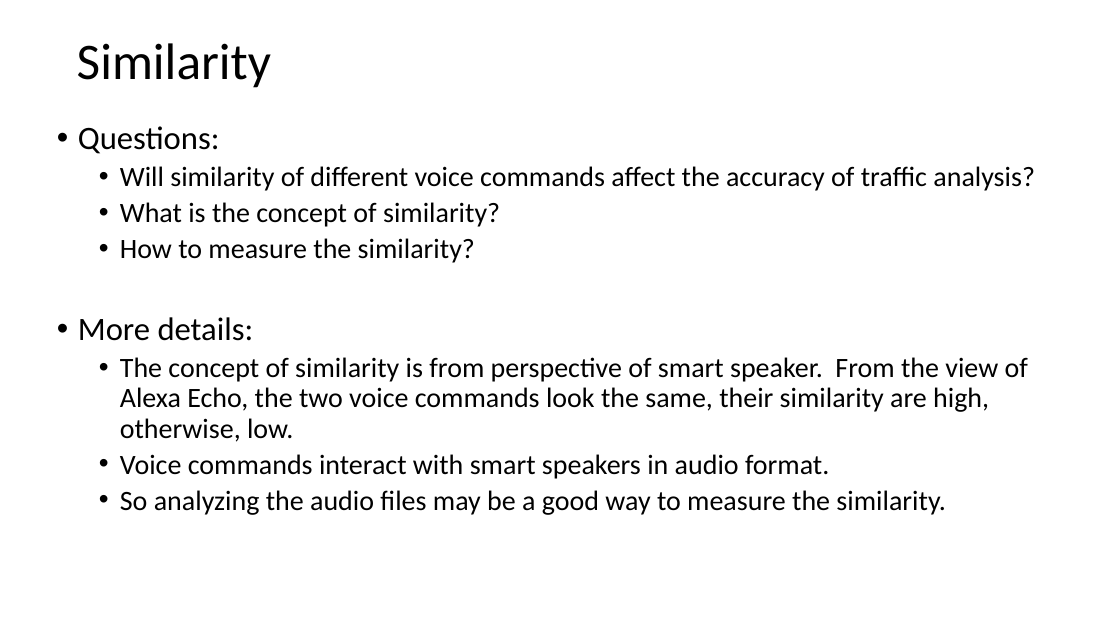
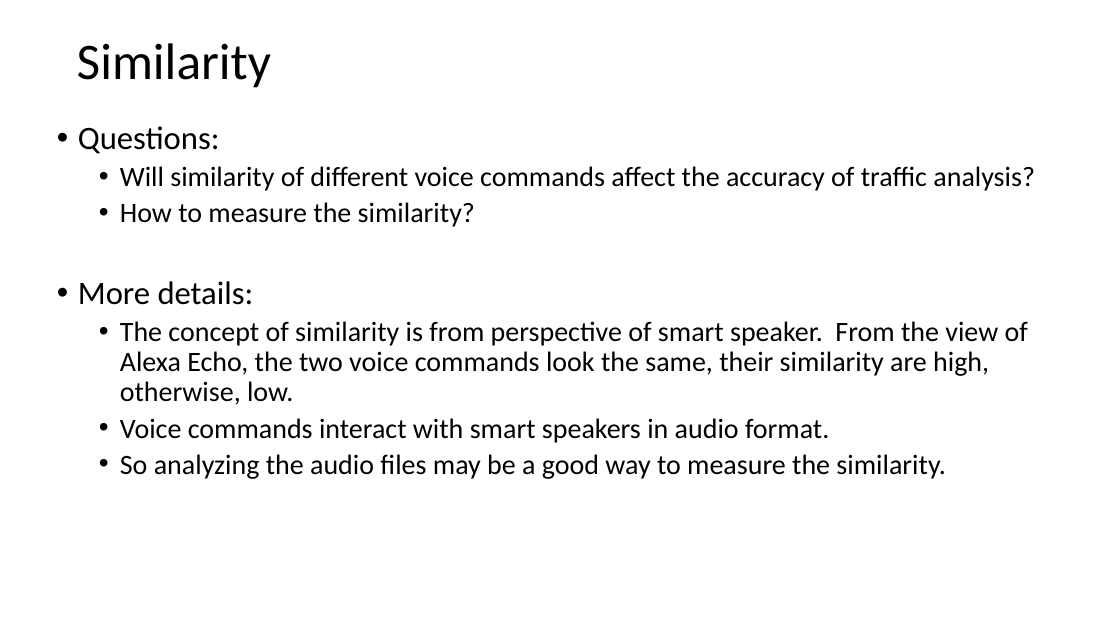
Before and after one commit to GXG-CS/voice_attack, a slide deck: slide 73 of note/Presentation1.pptx. Drawn at 1120x630 pixels with LibreOffice and Linux fonts; fonts in the diff are those of the drawing. Boxes give left, top, right and bottom in pixels: in the first picture for what was removed or moved away, otherwise in the second. Text is boxed around its words. In the diff, an @@ line names an element or a change of style, - is before the commit and + after.

```diff
--- a/note/Presentation1.pptx
+++ b/note/Presentation1.pptx
@@ text at (120,202,500,227): paragraph removed @@
-  • What is the concept of similarity?
```
Also in this commit, not shown: 2 other slides changed, 2 slides added, 6 other files.
